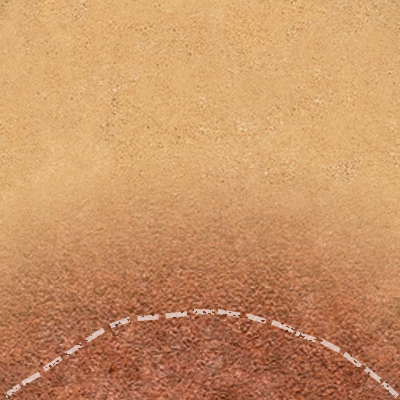
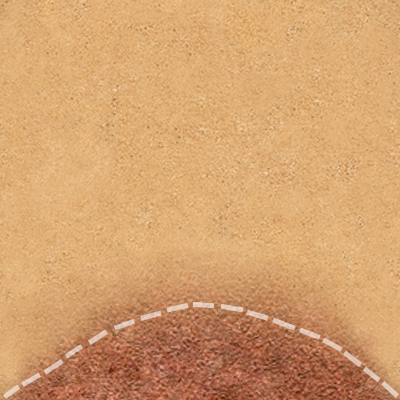
The second 400 × 400 image is a revision of the first. Changes to its layers:
painted on "Линия 17" over [3, 302, 399, 399]
removed layer "Слой 2" over [0, 158, 400, 400]
added layer "Слой 3" above "Слой 1" over [0, 236, 400, 400]
added layer "Фон" over [0, 158, 400, 400]
